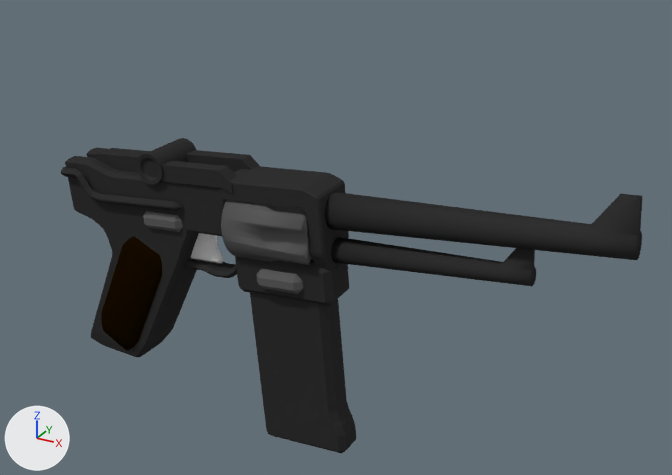
Two versions of the Blender file Assets/Models/Vehicles/Guns/pistol.blend, one commit apart.
One viewpoint serves both versions: a camera (50 mm lens) standing at (6.25, -11.21, 7.28) and looking at (-0.09, 0.32, 1.52). The axes (+X, +Y, +Z) are drawn at lower left. The lights are the same throughout.
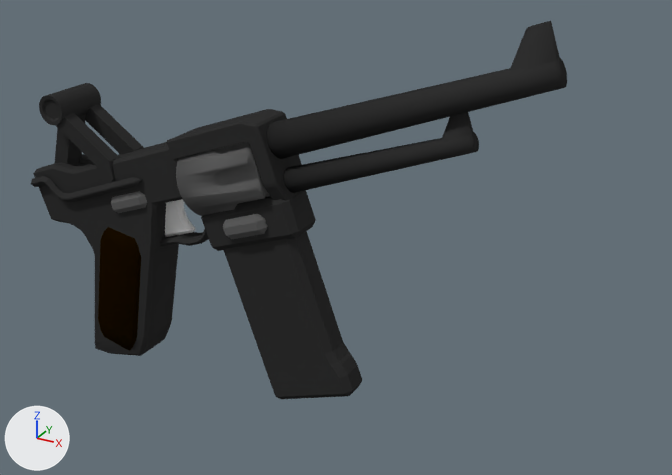
ob_empty is not drawn itself; it is the parent of ob_cube_010, ob_cube_011, ob_cylinder_003, ob_cube_009, ob_cube_008, ob_cube_007, ob_cube_006, ob_cube_005.

Diff of the bpy script that builds the scene:
```diff
--- a/Assets/Models/Vehicles/Guns/pistol.blend.py
+++ b/Assets/Models/Vehicles/Guns/pistol.blend.py
@@ ob_empty @@
 ob_empty.location = (-4.0, 0.0, -1.0)
-ob_empty.rotation_euler = (0.0, -0.0873, 0.0)  # degrees (0, -5, 0)
+ob_empty.rotation_euler = (0.0, -0.349, 0.0)  # degrees (0, -20, 0)
@@ ob_cube_010 @@
 ob_cube_010.matrix_parent_inverse = Matrix(((1.0, 0.0, 0.0, 4.0), (0.0, 1.0, 0.0, 0.0), (0.0, 0.0, 1.0, 1.0), (0.0, 0.0, 0.0, 1.0)))
-ob_cube_010.location = (-2.723, 0.0, 2.269)
+ob_cube_010.location = (-3.55, 0.0, 3.145)
+ob_cube_010.rotation_euler = (0.0, -0.96, 0.0)  # degrees (0, -55, 0)
@@ ob_cube_011 @@
 ob_cube_011.matrix_parent_inverse = Matrix(((1.0, 0.0, 0.0, 4.0), (0.0, 1.0, 0.0, 0.0), (0.0, 0.0, 1.0, 1.0), (0.0, 0.0, 0.0, 1.0)))
-ob_cube_011.location = (-2.723, 0.0, 2.269)
-ob_cube_011.rotation_euler = (0.0, 0.0, -3.142)  # degrees (0, 0, -180)
+ob_cube_011.location = (-3.55, 0.0, 3.145)
+ob_cube_011.rotation_euler = (0.0, -0.96, -3.142)  # degrees (0, -55, -180)
 _m = ob_cube_011.modifiers.new('Mirror', 'MIRROR')
@@ ob_cylinder_003 @@
 ob_cylinder_003.matrix_parent_inverse = Matrix(((1.0, 0.0, 0.0, 4.0), (0.0, 1.0, 0.0, 0.0), (0.0, 0.0, 1.0, 1.0), (0.0, 0.0, 0.0, 1.0)))
-ob_cylinder_003.location = (-2.722, 0.0, 2.269)
+ob_cylinder_003.location = (-3.549, 0.0, 3.144)
 ob_cylinder_003.rotation_euler = (-1.571, 0.0, 0.0)  # degrees (-90, 0, 0)
```

Changed parts and their boxes (x1, y1, x2, y2) in the pictures (672 x 475 px):
'Cylinder.001', turned: before (325, 192, 642, 260); after (267, 21, 567, 159)
'Cube', turned: before (65, 148, 226, 358); after (33, 142, 182, 356)
'Cube.006', turned: before (250, 292, 356, 453); after (224, 231, 362, 399)
'Cylinder.002', turned: before (331, 237, 536, 286); after (284, 112, 479, 193)
'Cylinder', turned: before (221, 200, 312, 265); after (176, 142, 270, 216)
'Cube.004', turned: before (219, 166, 349, 271); after (167, 109, 302, 201)
'Cube.005', turned: before (235, 256, 349, 306); after (201, 190, 316, 251)
'Cube.009', turned: before (101, 236, 162, 351); after (98, 227, 141, 350)
'Cube.011', turned, moved: before (158, 150, 260, 193); after (55, 104, 144, 183)
'Cylinder.003', turned, moved: before (137, 138, 196, 185); after (39, 83, 101, 125)
'Cube.002', turned: before (61, 166, 183, 211); after (31, 176, 142, 202)
'Cube.007', turned: before (256, 269, 303, 294); after (223, 214, 268, 239)
'Cube.001', turned: before (191, 233, 224, 264); after (165, 199, 195, 237)
'Cube.010', turned, moved: before (95, 148, 150, 172); after (55, 114, 86, 166)
'Cube.008', turned: before (143, 211, 183, 232); after (111, 191, 147, 213)
'Cube.003', turned: before (184, 259, 237, 278); after (160, 229, 209, 246)
